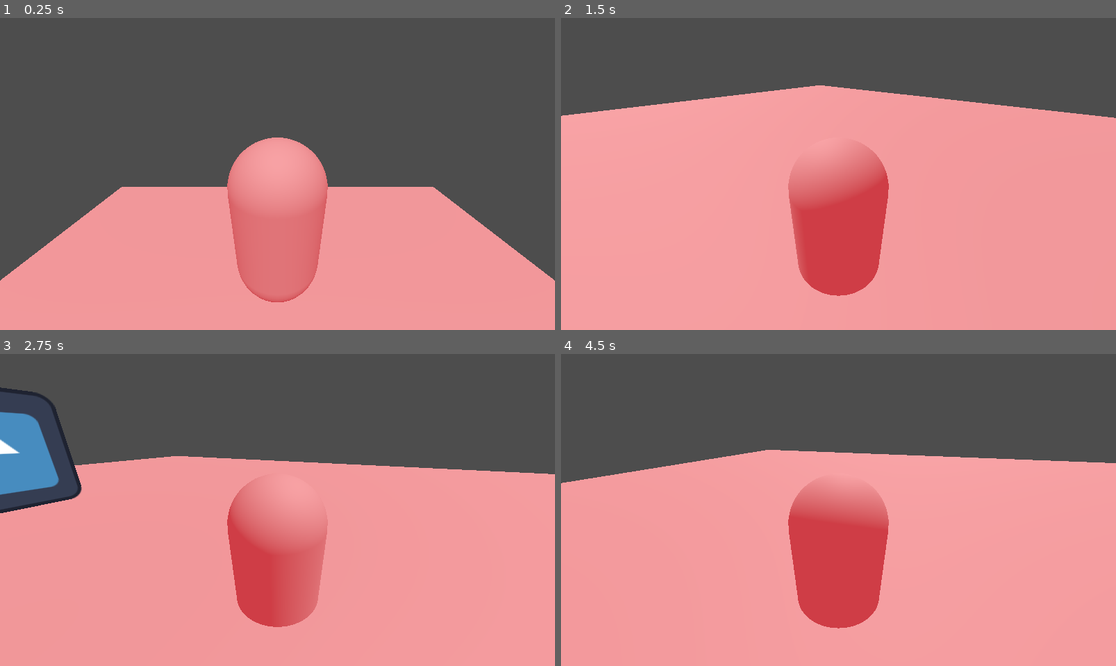
Above: before the commit, frames 1-4 (two rows, left to right).
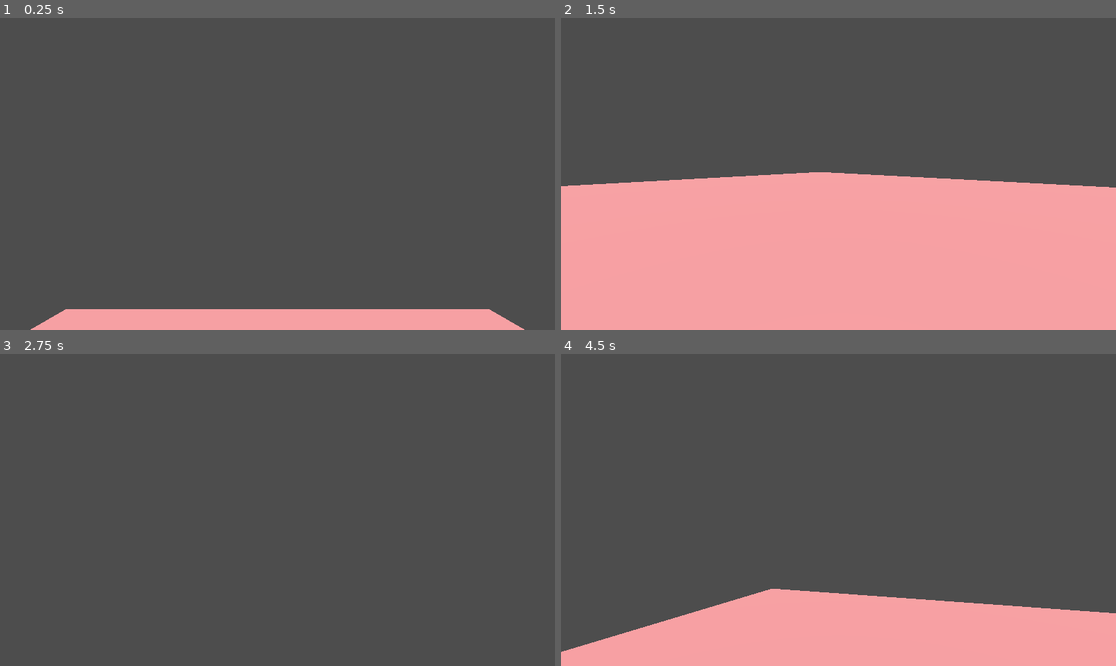
Above: after the commit, the same moments.

Repository: Aurora-Veill/3d-fps-deck-builder
Game: Godot game, scene res://node_3d.tscn
The game is run twice, just before and just after one commit, with the same random seed, the same clock (stepped at 60 frames per second) and the same inputs. The engine's default icon, where the game draws it, is replaced by a stand-in: a white triangle on a blue panel in a dark square.
Inputs (mouse positions are in pixels of both pictures, inside the frame that each line leads up to):
- Up to frame 1 (0.25 s): no input
- Up to frame 2 (1.5 s): move the mouse to (960, 158) at 0.52 s; hold D (right) 0.53-1.28 s; tap Space (jump) at 0.77 s; move the mouse to (727, 189) at 1.27 s; hold S (backwards) from 1.28 s (still down)
- Up to frame 3 (2.75 s): tap Space (jump) at 1.52 s; move the mouse to (333, 441) at 2.02 s; release S (backwards) at 2.03 s; hold D (right) from 2.03 s (still down)
- Up to frame 4 (4.5 s): move the mouse to (810, 572) at 2.77 s; release D (right) at 2.78 s; hold W (forward) 2.78-3.53 s; tap Space (jump) at 3.02, 3.77 s; move the mouse to (1005, 556) at 3.52 s; hold A (left) from 3.53 s (still down); tap F5 (change_camera, bound only after the commit) at 4.15 s; move the mouse to (672, 463) at 4.27 s

The runs differ from the first frame. In frame 1, 36% of the frame differs, in the area x 0-100%, y 38-100%; in frame 2, 31%; in frame 3, 66%, in the area x 0-100%, y 10-100%; in frame 4, 49%.

Commit message:
make movement and looking around horayy

Diff:
--- a/character_body_3d.tscn
+++ b/character_body_3d.tscn
@@ -2,7 +2,7 @@
 
 [ext_resource type="Script" path="res://movement.gd" id="1_fmirg"]
 
-[sub_resource type="SphereShape3D" id="SphereShape3D_6a3c5"]
+[sub_resource type="CapsuleShape3D" id="CapsuleShape3D_q2c65"]
 
 [sub_resource type="CapsuleMesh" id="CapsuleMesh_tis65"]
 
@@ -10,10 +10,14 @@
 script = ExtResource("1_fmirg")
 
 [node name="CollisionShape3D" type="CollisionShape3D" parent="."]
-shape = SubResource("SphereShape3D_6a3c5")
+shape = SubResource("CapsuleShape3D_q2c65")
 
 [node name="MeshInstance3D" type="MeshInstance3D" parent="."]
 mesh = SubResource("CapsuleMesh_tis65")
 
-[node name="Camera3D" type="Camera3D" parent="."]
-transform = Transform3D(1, 0, 0, 0, 0.884508, 0.466526, 0, -0.466526, 0.884508, 0, 1.59005, 1.77887)
+[node name="tpv" type="Camera3D" parent="."]
+transform = Transform3D(1, 0, 0, 0, 0.83081, 0.556557, 0, -0.556557, 0.83081, 0, 2.77776, 3.31885)
+
+[node name="fpv" type="Camera3D" parent="."]
+transform = Transform3D(1, 0, 0, 0, 0.997934, -0.0642537, 0, 0.0642537, 0.997934, 0, 0, 0)
+current = true
--- a/movement.gd
+++ b/movement.gd
@@ -7,7 +7,10 @@
 # Get the gravity from the project settings to be synced with RigidBody nodes.
 var gravity = ProjectSettings.get_setting("physics/3d/default_gravity")
 
-@onready var camera = $Camera3D
+@onready var cameraf = $fpv
+@onready var camera3 = $tpv
+func _process(delta):
+	Input.set_mouse_mode(Input.MOUSE_MODE_CAPTURED)
 func _physics_process(delta):
 	# Add the gravity.
 	if not is_on_floor():
@@ -16,7 +19,13 @@
 	# Handle Jump.
 	if Input.is_action_just_pressed("jump") and is_on_floor():
 		velocity.y = JUMP_VELOCITY
-
+	if Input.is_action_just_pressed("change_camera"):
+		if cameraf.is_current():
+			print("a")
+			camera3.make_current()
+		else:
+			print("b")
+			cameraf.make_current()
 	# Get the input direction and handle the movement/deceleration.
 	# As good practice, you should replace UI actions with custom gameplay actions.
 	var input_dir = Input.get_vector("left", "right", "forward", "backwards")
@@ -33,4 +42,7 @@
 func _input(event):
 	if event is InputEventMouseMotion:
 		rotation.y -= event.relative.x / 100
-		rotation.x -= event.relative.y / 1000
+		if cameraf.is_current():
+			cameraf.rotation.x -= event.relative.y / 250
+		else:
+			camera3.rotation.x -= event.relative.y / 250
--- a/node_3d.tscn
+++ b/node_3d.tscn
@@ -31,4 +31,4 @@
 camera_attributes = SubResource("CameraAttributesPractical_uuqen")
 
 [node name="DirectionalLight3D" type="DirectionalLight3D" parent="."]
-transform = Transform3D(0.792566, -0.609786, 7.27844e-09, 0.269711, 0.350556, 0.896865, -0.546895, -0.710825, 0.442304, -1.63957, 17.8696, 7.63624)
+transform = Transform3D(1, 0, 0, 0, -4.37114e-08, 1, 0, -1, -4.37114e-08, 0, 18.2122, 0)
--- a/project.godot
+++ b/project.godot
@@ -56,3 +56,8 @@
 "events": [Object(InputEventKey,"resource_local_to_scene":false,"resource_name":"","device":-1,"window_id":0,"alt_pressed":false,"shift_pressed":false,"ctrl_pressed":false,"meta_pressed":false,"pressed":false,"keycode":0,"physical_keycode":69,"key_label":0,"unicode":101,"echo":false,"script":null)
 ]
 }
+change_camera={
+"deadzone": 0.5,
+"events": [Object(InputEventKey,"resource_local_to_scene":false,"resource_name":"","device":-1,"window_id":0,"alt_pressed":false,"shift_pressed":false,"ctrl_pressed":false,"meta_pressed":false,"pressed":false,"keycode":0,"physical_keycode":4194336,"key_label":0,"unicode":0,"echo":false,"script":null)
+]
+}
